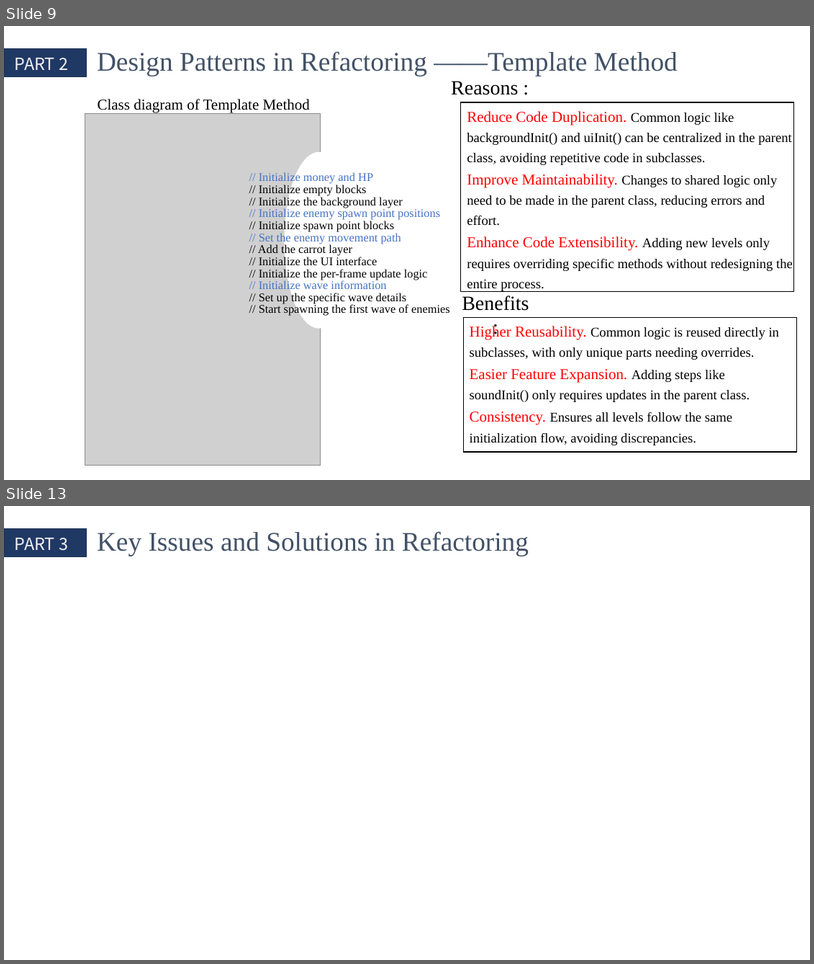
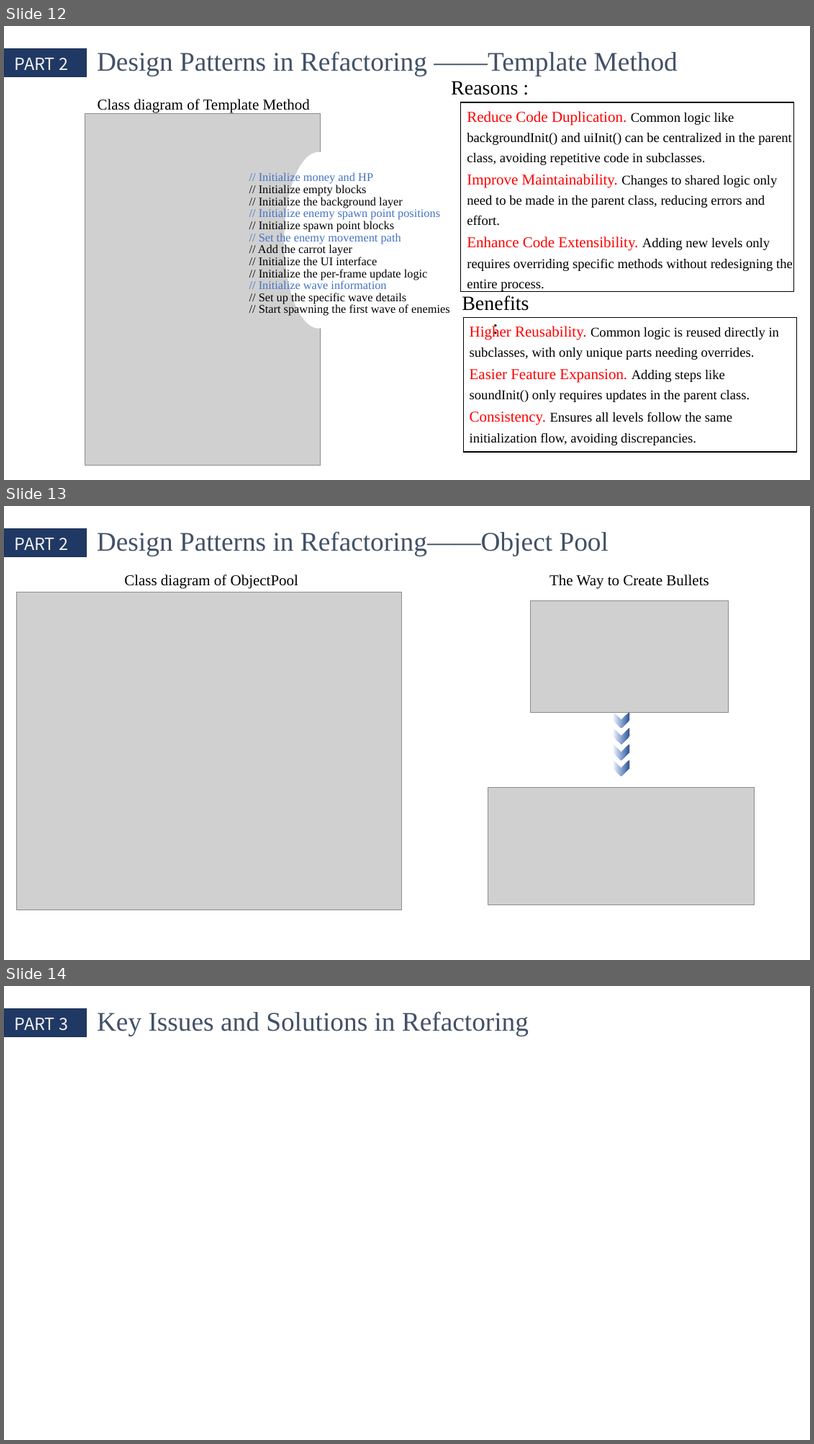
Before and after one commit to QinCheng0928/Cocos2d, a slide deck: 文档/DesignPattern.pptx. Shown one above the other, each under a label of ours: slides 9 and 13 before the commit, slides 12, 13 and 14 after it; the slides between them are not shown. The pictures are 814x964 and 814x1444 pixels, drawn with LibreOffice and Linux fonts; fonts in the diff are those of the drawing; grey boxes stand for pictures. Boxes give left, top, right and bottom in pixels: in the first picture for what was removed or moved away, otherwise in the second. Text is boxed around its words. In the diff, an @@ line names an element or a change of style, - is before the commit and + after.

```diff
--- a/文档/DesignPattern.pptx
+++ b/文档/DesignPattern.pptx
@@ slide 13 added at (x1=4, y1=506, x2=810, y2=960), background #FFFFFF @@
@@ rectangle added at (x1=4, y1=529, x2=86, y2=557), fill #203864, outline #1E3256 1 pt @@
@@ text added at (x1=15, y1=538, x2=68, y2=550), 20 pt, text #F2F2F2 @@
+PART 2
@@ text added at (x1=97, y1=531, x2=609, y2=556), 32 pt, text #425166 @@
+Design Patterns in Refactoring——Object Pool
@@ text added at (x1=124, y1=574, x2=298, y2=589), 18 pt, text #000000 @@
+Class diagram of ObjectPool
@@ text added at (x1=550, y1=574, x2=709, y2=589), 18 pt, text #000000 @@
+The Way to Create Bullets
@@ picture added at (x1=17, y1=592, x2=401, y2=909) @@
@@ picture added at (x1=531, y1=600, x2=729, y2=712) @@
@@ group added at (x1=614, y1=712, x2=630, y2=777): 4 chevrons @@
@@ picture added at (x1=489, y1=788, x2=756, y2=905) @@
@@ what was slide 9 is now slide 12 @@
@@ what was slide 13 is now slide 14 @@
```
Also in this commit, not shown: 2 slides changed, 13 other files.
